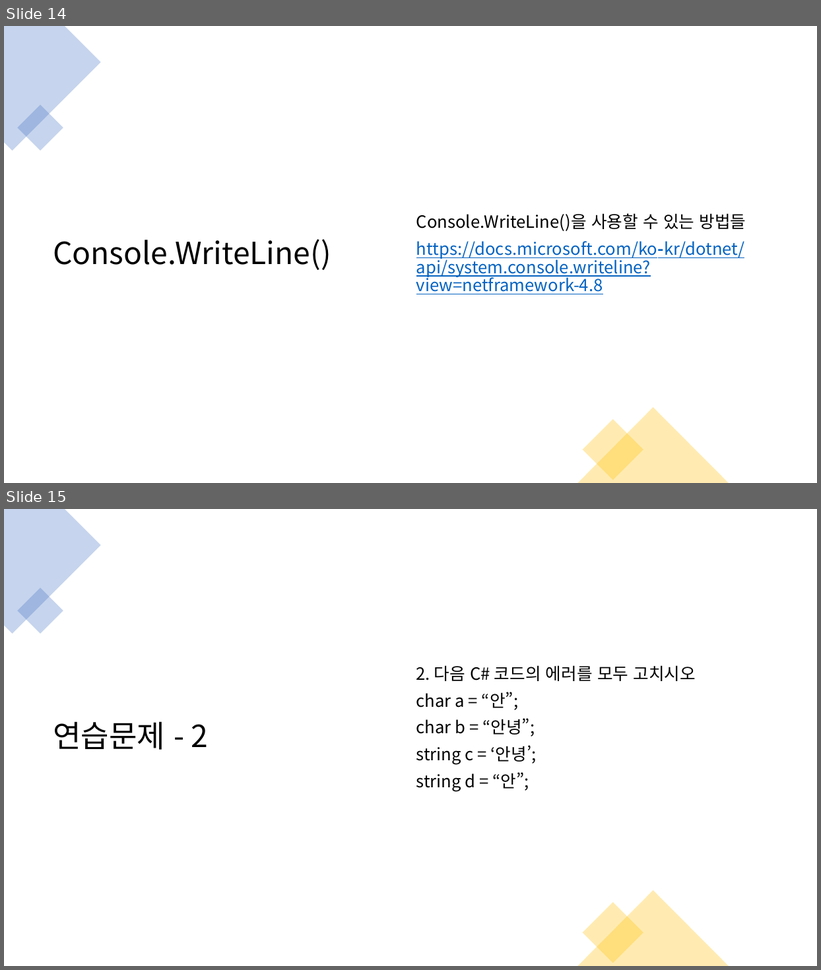
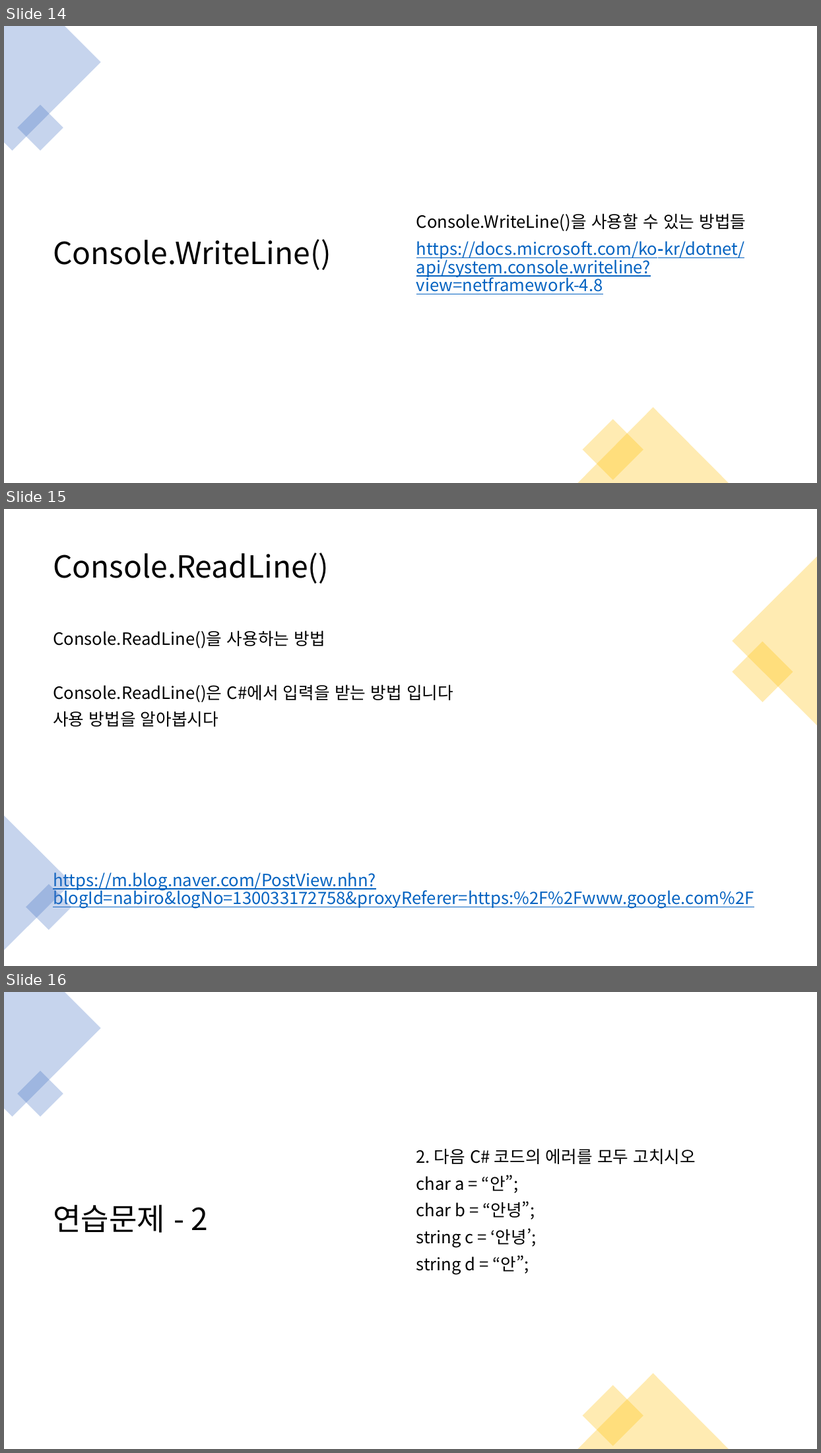
Before and after one commit to kjh99660/Study_powerpoint, a slide deck: c# 스터디 1주 차.pptx. Shown one above the other, each under a label of ours: slides 14 and 15 before the commit, slides 14, 15 and 16 after it. The pictures are 821x970 and 821x1453 pixels, drawn with LibreOffice and Linux fonts; fonts in the diff are those of the drawing. Boxes give left, top, right and bottom in pixels: in the first picture for what was removed or moved away, otherwise in the second. Text is boxed around its words. In the diff, an @@ line names an element or a change of style, - is before the commit and + after.

```diff
--- a/c# 스터디 1주 차.pptx
+++ b/c# 스터디 1주 차.pptx
@@ slide 15 added at (4, 509, 817, 966), background #FFFFFF @@
@@ title added at (53, 553, 329, 584), 36 pt, text #000000 @@
+Console.ReadLine()
@@ triangle added at (733, 557, 817, 725), fill #FFC000 at 30% opacity @@
@@ text added at (53, 630, 754, 909), 20 pt, text #0563C1, underline @@
+Console.ReadLine()을 사용하는 방법
+Console.ReadLine()은 C#에서 입력을 받는 방법 입니다
+사용 방법을 알아봅시다
+https://m.blog.naver.com/PostView.nhn?blogId=nabiro&logNo=130033172758&proxyReferer=https:%2F%2Fwww.google.com%2F
@@ rectangle added at (733, 642, 794, 703), fill #FFC000 at 30% opacity @@
@@ triangle added at (4, 816, 72, 951), fill #4472C4 at 30% opacity @@
@@ rectangle added at (26, 884, 72, 930), fill #4472C4 at 30% opacity @@
@@ what was slide 15 is now slide 16 @@
```
Also in this commit, not shown: 2 slides changed, 1 other slide added, 4 other files.
